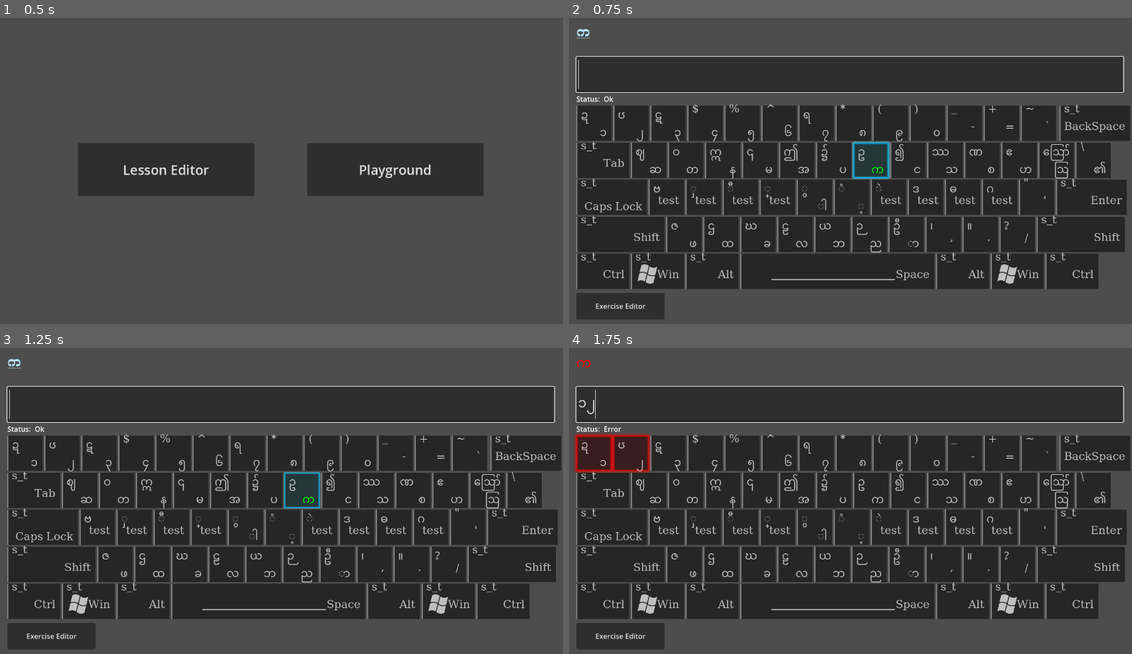
Above: before the commit, frames 1-4 (two rows, left to right).
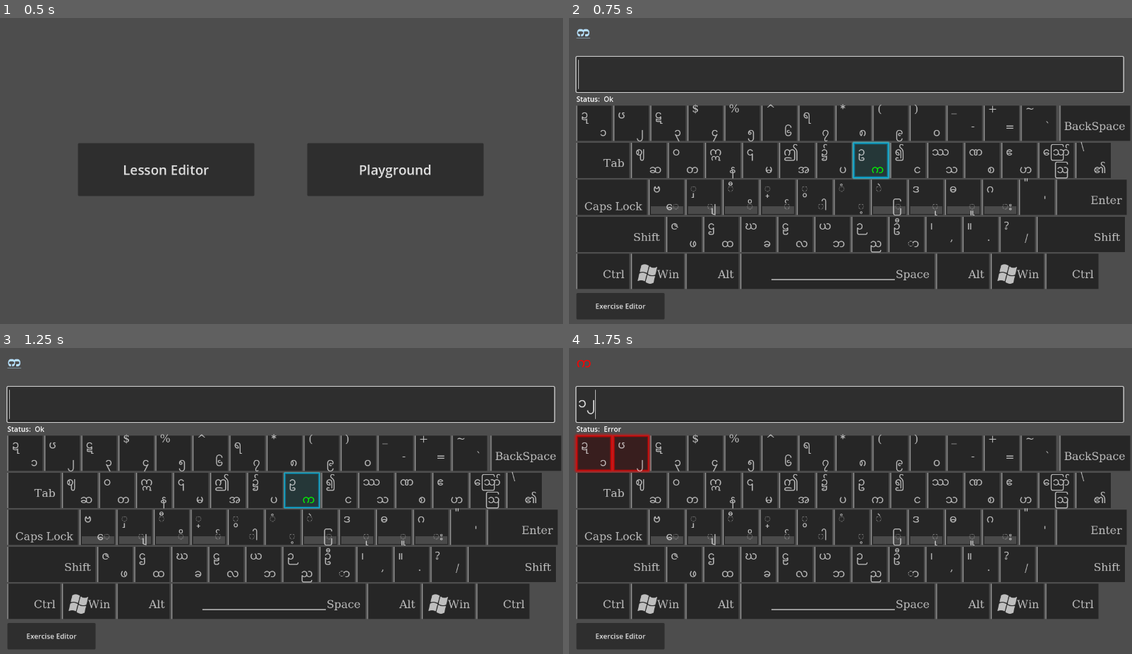
Above: after the commit, the same moments.

Repository: stmSi/Ultimate-Myanmar-Typing-Wizard
Game: Godot game, scene res://src/main.tscn
Two runs of this game, one before a commit and one after it. Both use one fixed random seed, a clock stepped at 60 frames per second and the inputs below.
Inputs (mouse positions are in pixels of both pictures, inside the frame that each line leads up to):
- Up to frame 1 (0.5 s): no input
- Up to frame 2 (0.75 s): click "Playground" at 0.5 s
- Up to frame 3 (1.25 s): no input
- Up to frame 4 (1.75 s): click (850, 403) at 1.27 s; type "12" at 1.35 s

Frame 1 is identical in both runs. In frame 2, 1.8% of the frame differs, in the area x 2-91%, y 28-80%; in frame 3, 1.8%; in frame 4, 1.8%.
Error before the commit: Invalid assignment of property or key 'visible' with value of type 'bool' on a base object of type 'null instance'. (res://src/Keyboard/key_button.gd:24)

Commit message:
Make distinct for 'asdf jkl;' keys

Diff:
--- a/src/Keyboard/key_button.tscn
+++ b/src/Keyboard/key_button.tscn
@@ -9,6 +9,9 @@
 border_width_left = 3
 border_blend = true
 shadow_color = Color(1, 1, 1, 0.6)
+
+[sub_resource type="StyleBoxFlat" id="StyleBoxFlat_os870"]
+bg_color = Color(1, 1, 1, 0.164706)
 
 [sub_resource type="Animation" id="Animation_n8113"]
 length = 0.001
@@ -462,6 +465,22 @@
 offset_bottom = 80.0
 theme_override_styles/panel = SubResource("StyleBoxFlat_h4jkf")
 
+[node name="FingerHightlight" type="Panel" parent="Panel"]
+unique_name_in_owner = true
+visible = false
+layout_mode = 1
+anchors_preset = 12
+anchor_top = 1.0
+anchor_right = 1.0
+anchor_bottom = 1.0
+offset_left = 5.0
+offset_top = -20.0
+offset_right = -2.0
+offset_bottom = -2.0
+grow_horizontal = 2
+grow_vertical = 0
+theme_override_styles/panel = SubResource("StyleBoxFlat_os870")
+
 [node name="ShiftChar" type="Label" parent="Panel"]
 unique_name_in_owner = true
 modulate = Color(1, 1, 1, 0.705882)
@@ -472,7 +491,6 @@
 offset_bottom = 54.0
 theme_override_fonts/font = ExtResource("2_ojxqh")
 theme_override_font_sizes/font_size = 25
-text = "s_t"
 
 [node name="Char" type="Label" parent="Panel"]
 unique_name_in_owner = true
Not shown: 1 places in src/Keyboard/key_button.tscn that only renumber resources
